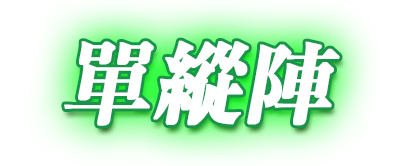
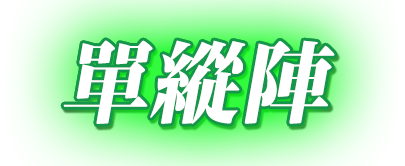
Layers edited between the first and the second (405, 166) image:
removed layer "單縱陣" over [64, 40, 340, 126]
added group "Text + Dropshadow" with 2 layers above "original" over [60, 37, 338, 127]
added layer "Text" in group "Text + Dropshadow" over [63, 40, 335, 124]
added layer "Text 拷貝" in group "Text + Dropshadow" over [60, 37, 338, 127]
